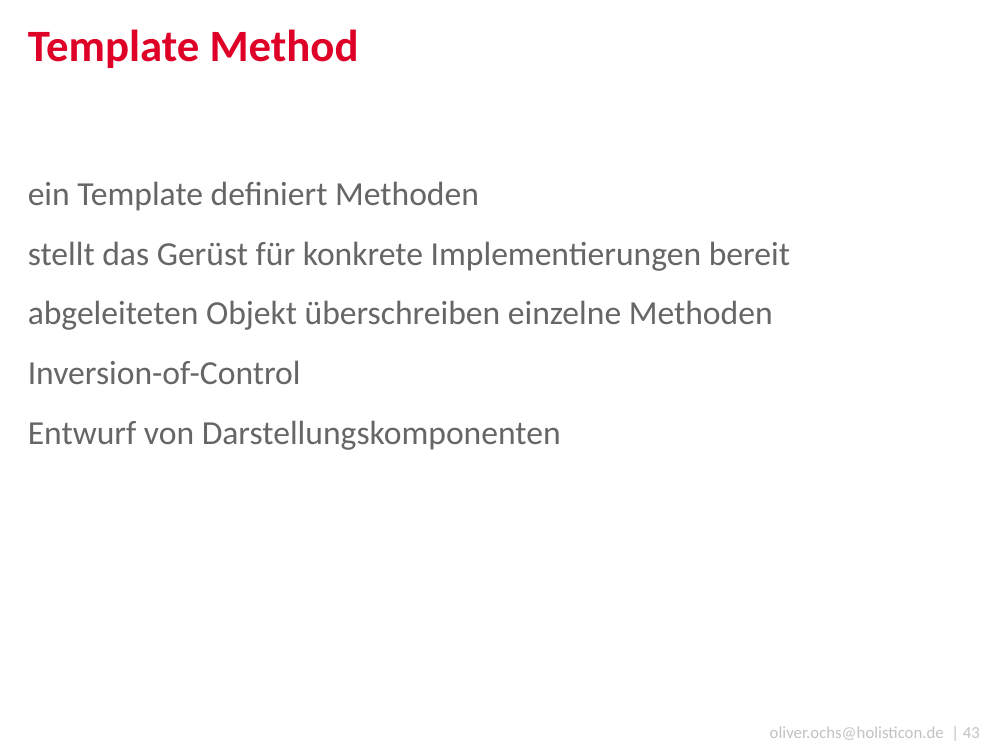
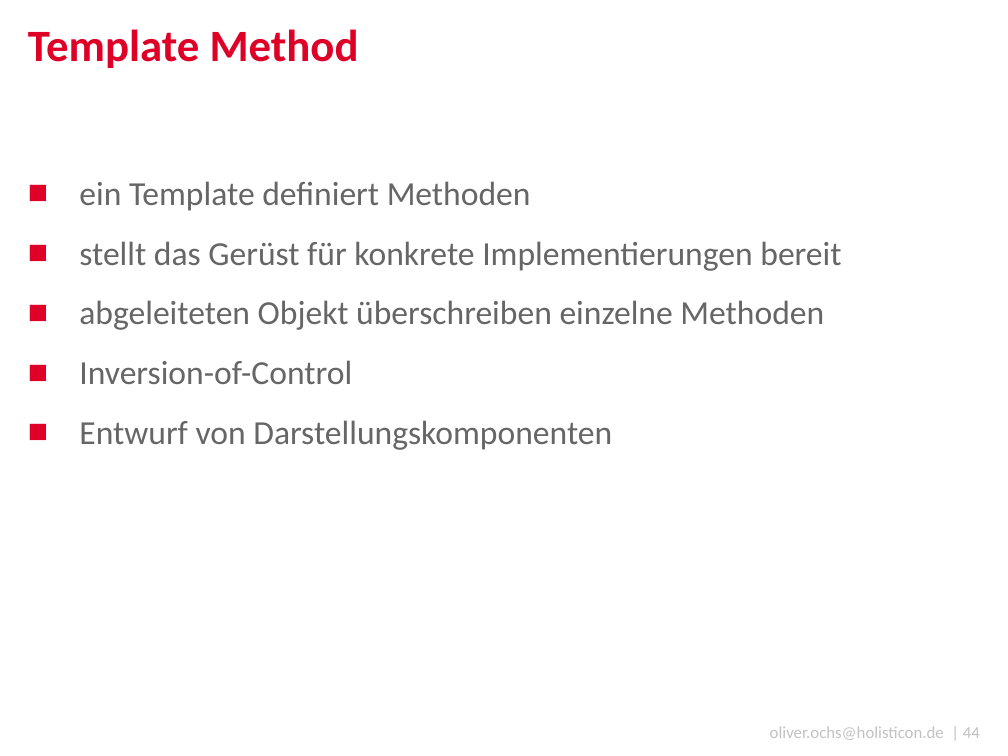
Before and after one commit to simonox/js-workshop, a slide deck: slide 44 of Tag 2.pptx (slide 43 before the commit). Drawn at 1008x756 pixels with LibreOffice and Linux fonts; fonts in the diff are those of the drawing; background and template pictures are left out. Boxes give left, top, right and bottom in pixels: in the first picture for what was removed or moved away, otherwise in the second. Text is boxed around its words. In the diff, an @@ line names an element or a change of style, - is before the commit and + after.

```diff
--- a/Tag 2.pptx
+++ b/Tag 2.pptx
@@ text "ein Template definiert Methoden" at bbox=[79, 181, 841, 450]: bullet none to ■ @@
@@ text at bbox=[770, 726, 980, 740]: text changed @@
-oliver.ochs@holisticon.de | 43
+oliver.ochs@holisticon.de | 44
```
Also in this commit, not shown: 5 other slides changed, 1 slide added, 14 other files.
